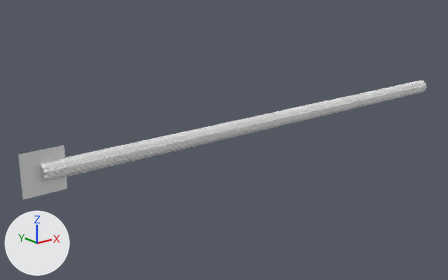
A saved change to the Blender file dragon/Dragon.blend.
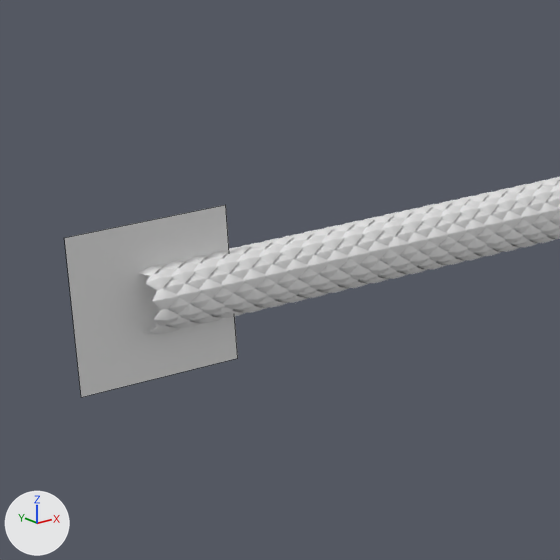
Old and new are each drawn whole from a camera (50 mm lens) standing at (-1.413, -3.585, 1.362) and looking at (1.614, 0.199, -0.151) and again close up on the part from 0% to 35% of the width and 31% to 88% of the height. The lights are fixed; the arrows at lower left show +X, +Y and +Z. The close-ups show mesh edges as thin lines.

Before the edit, the objects in view are built like this:
```python
me_plane = bpy.data.meshes.new('Plane')
me_plane.from_pydata(...)  # 16 vertices, 12 faces; spans x -0.031..0.0439, y -0.0338..0.0183, z 0.0458..0.0655
me_plane_001 = bpy.data.meshes.new('Plane.001')
me_plane_001.from_pydata([(-1.0, -1.0, 0.0), (1.0, -1.0, 0.0), (-1.0, 1.0, 0.0), (1.0, 1.0, 0.0)], [], [(0, 1, 3, 2)])
ob_plane = bpy.data.objects.new('Plane', me_plane)
ob_plane.location = (0.0, 0.0, 0.0)
_vg = ob_plane.vertex_groups.new(name='Group')
_vg.add([1, 3, 4, 7, 9, 11, 12, 15], 1.0, 'REPLACE')
_m = ob_plane.modifiers.new('Solidify', 'SOLIDIFY')
_m.solidify_mode = 'NON_MANIFOLD'
_m.thickness = 0.003
_m.thickness_vertex_group = 0.209
_m.vertex_group = 'Group'
_m.invert_vertex_group = True
_m.nonmanifold_boundary_mode = 'FLAT'
_m = ob_plane.modifiers.new('Subdivision', 'SUBSURF')
_m.render_levels = 3
_m = ob_plane.modifiers.new('Array', 'ARRAY')
_m.count = 10
_m.use_relative_offset = False
_m.use_object_offset = True
_m.offset_object = ob_empty
_m = ob_plane.modifiers.new('Array.001', 'ARRAY')
_m.fit_type = 'FIT_CURVE'
_m.curve = ob_nurbspath
_m.relative_offset_displace = (0.6, 0.0, 0.0)
_m = ob_plane.modifiers.new('Curve', 'CURVE')
_m.object = ob_nurbspath
ob_plane_001 = bpy.data.objects.new('Plane.001', me_plane_001)
ob_plane_001.location = (0.0, 0.0, 0.0)
ob_plane_001.rotation_euler = (1.571, 0.0, 0.0)  # degrees (90, 0, 0)
ob_plane_001.scale = (0.149, 0.149, 0.149)
```
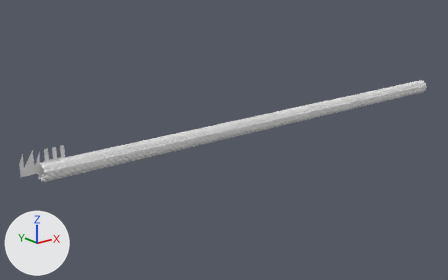
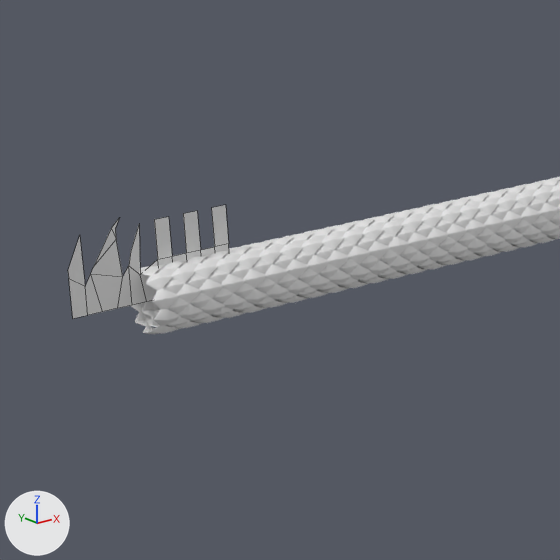
Changed parts and their boxes [x1, y1, x2, y2] in the close-ups (560 x 560 px):
'Plane.001', reshaped (7% narrower, 41% shorter): before [65, 205, 238, 397]; after [68, 205, 229, 318]

The change in detail:
me_plane_001 is used by ob_plane_001; location (0.0, 0.0, 0.0); rotation (1.571, 0.0, 0.0), in degrees (90, 0, 0); scale (0.149, 0.149, 0.149).
me_plane_001 had 4 vertices, 1 face and spanned x -1.0..1.0, y -1.0..1.0, z 0.0.
me_plane_001 now has 40 vertices, 19 faces and spans x -1.0..1.0, y 0.0..1.11, z 0.0.
Part 1, on me_plane_001:
3 vertices are removed from x -1.0..1.0, y -1.0..1.0, z 0.0.
1 face is deleted.
26 vertices are added at x -1.0..1.0, y 0.0..1.11, z 0.0.
8 new vertices lie (0.0, 0.5, 0.0) away from vertices in x -1.0..1.0, y 0.0, z 0.0.
5 new vertices lie (0.0, 0.5, 0.0) away from vertices in x 0.09..0.82, y 0.5, z 0.0.
19 new faces join them.
